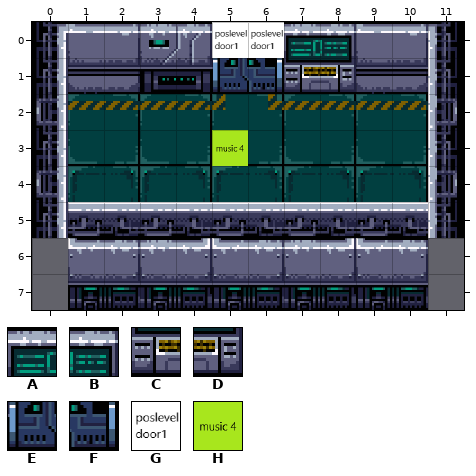
Level history. Tiled map: game_main/worlds/world1.tmx. The picture above is the old version.
Cells are 64x64 px. Shown: x 0..11, y 0..7.
Key: from "Lab": A 23 "terminal", B 24 "h1", C 44 "h0", D 45 "h0", E 50 "h0", F 51 "h0"; from "triggers": G 10 "poslevel 0(2015,570)", H 23 "music4".
_ is an empty cell, # one hidden under a higher layer.
Layers that did not change in this view are not listed.
Layer "entitees" before, first column x 0:
0 _____##AB___
1 _____EFCD___
2 ____________
3 _____#______
4 ____________
5 ____________
6 ____________
7 ____________
After the commit:
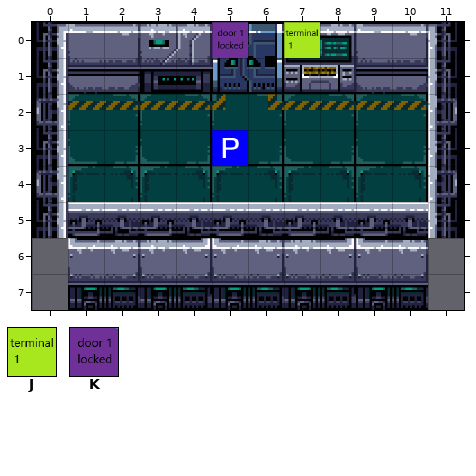
Further tiles: from "triggers": J 50 "terminal: 1:0", K 80 "door: 1:1".
The commit says: syncro door/term + vie joueur
From old to new:
Layer "entitees":
Tile A becomes tile J in row 0 at x 7.
The author put tile K in row 0 at x 5.
Layer "triggers" (now hidden):
The author cleared tile G in row 0 at x 5 to 6.
The author cleared tile H in row 3 at x 5.
